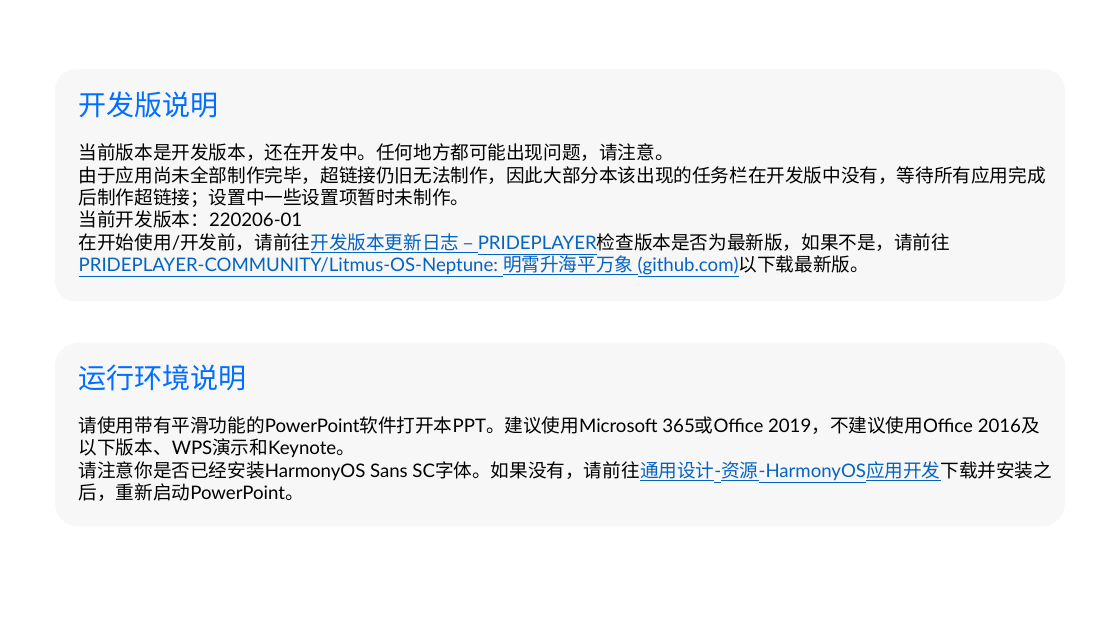
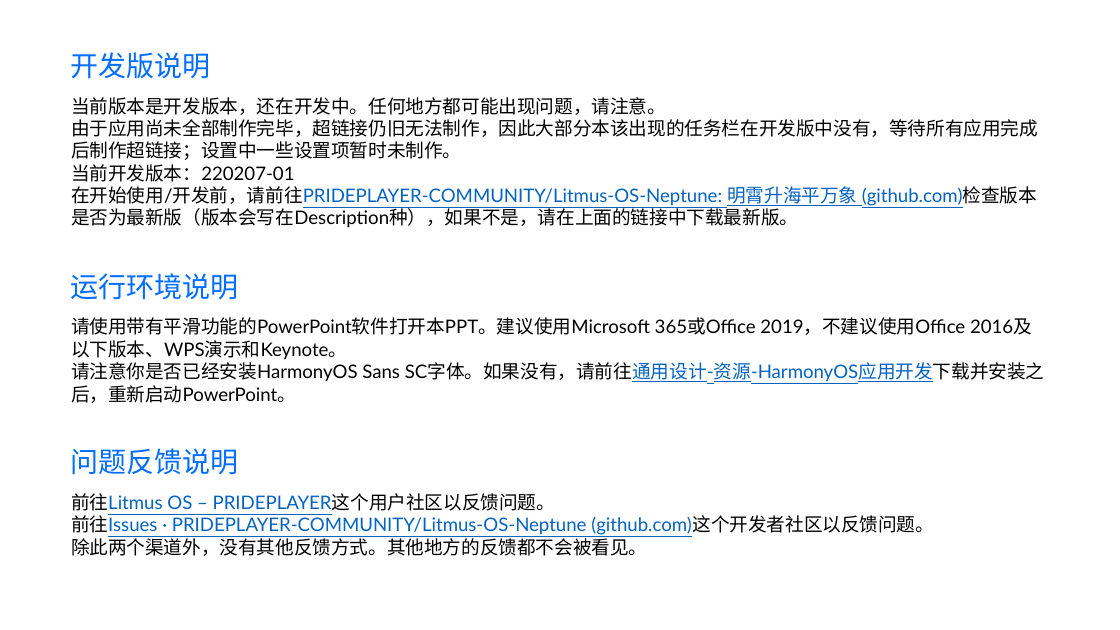
Before and after one commit to PridePlayer/Litmus-OS-Pluto-Neptune, a slide deck: slide 1 of ooobe.pptx. Drawn at 1120x630 pixels with LibreOffice and Linux fonts; fonts in the diff are those of the drawing. Boxes give left, top, right and bottom in pixels: in the first picture for what was removed or moved away, otherwise in the second. Text is boxed around its words. In the diff, an @@ line names an element or a change of style, - is before the commit and + after.

Commit message:
220207-01

```diff
--- a/ooobe.pptx
+++ b/ooobe.pptx
@@ text "开发版说明": place and size @@
-text "开发版说明" at bbox=[79, 91, 219, 118]
+text "开发版说明" at bbox=[71, 52, 211, 79]
@@ rounded rectangle removed at bbox=[55, 69, 1065, 301] @@
@@ text "当前版本是开发版本，还在开发中。任何地方都可能出现问题，请注意。": place and size @@
-text "当前版本是开发版本，还在开发中。任何地方都可能出现问题，请注意。" at bbox=[79, 143, 1046, 275]
+text "当前版本是开发版本，还在开发中。任何地方都可能出现问题，请注意。" at bbox=[71, 97, 1038, 228]
@@ text at bbox=[71, 164, 1037, 228]: text changed; text colour #0563C1 to #000000 @@
-当前开发版本：220206-01
-在开始使用/开发前，请前往开发版本更新日志 – PRIDEPLAYER检查版本是否为最新版，如果不是，请前往PRIDEPLAYER-COMMUNITY/Litmus-OS-Neptune: 明霄升海平万象 (github.com)以下载最新版。
+当前开发版本：220207-01
+在开始使用/开发前，请前往PRIDEPLAYER-COMMUNITY/Litmus-OS-Neptune: 明霄升海平万象 (github.com)检查版本是否为最新版（版本会写在Description种），如果不是，请在上面的链接中下载最新版。
@@ text "运行环境说明": place and size @@
-text "运行环境说明" at bbox=[79, 364, 247, 391]
+text "运行环境说明" at bbox=[71, 273, 239, 300]
@@ text "请使用带有平滑功能的PowerPoint软件打开本PPT。建议使用Microsoft 365或Office 2019，不 ...": place and size @@
-text "请使用带有平滑功能的PowerPoint软件打开本PPT。建议使用Microsoft 365或Office 2019，不 ..." at bbox=[79, 416, 1052, 501]
+text "请使用带有平滑功能的PowerPoint软件打开本PPT。建议使用Microsoft 365或Office 2019，不 ..." at bbox=[71, 317, 1045, 403]
@@ rounded rectangle removed at bbox=[55, 343, 1065, 527] @@
@@ text added at bbox=[71, 448, 239, 475], 24 pt, text #026EFF @@
+问题反馈说明
@@ text added at bbox=[71, 493, 934, 556], 16 pt, text #0563C1, underline @@
+前往Litmus OS – PRIDEPLAYER这个用户社区以反馈问题。
+前往Issues · PRIDEPLAYER-COMMUNITY/Litmus-OS-Neptune (github.com)这个开发者社区以反馈问题。
+除此两个渠道外，没有其他反馈方式。其他地方的反馈都不会被看见。
```
